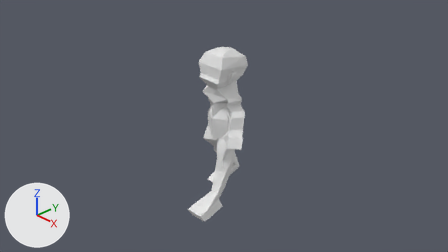
The Blender file Human2.blend, before and after one commit.
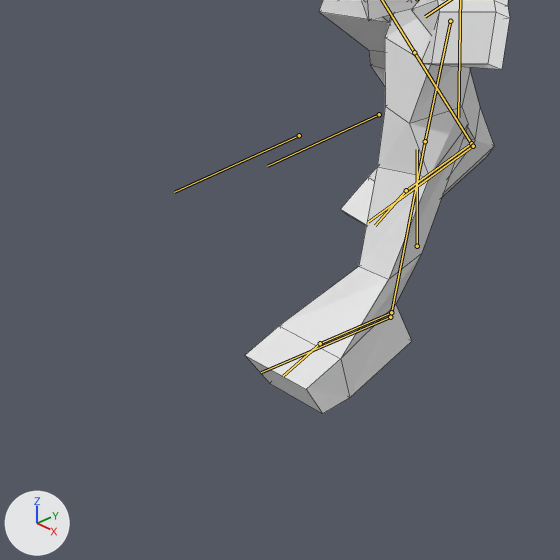
Each version is shown from the file's camera 'Camera', then close up on the part from 31% to 57% of the width and 54% to 100% of the height. Arrows for +X, +Y and +Z are at lower left; the lights stay in place. Both versions are drawn at frame 10 of the action 'Walk2'; the numbers are the values there. The bones that bend it are drawn over the model as lines in the close-ups. The close-ups show mesh edges as thin lines.
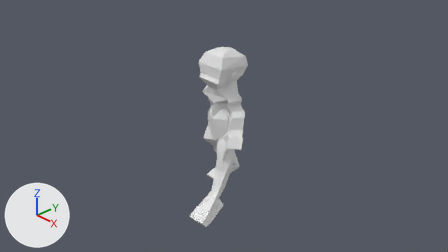
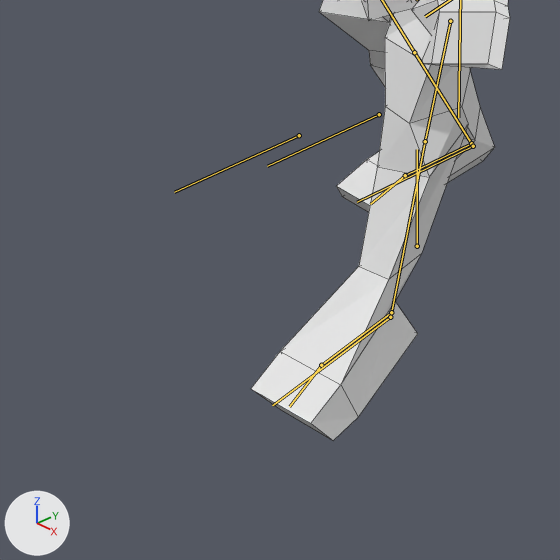
Where the change shows, as pixel boxes [x1, y1, x2, y2] in the close-ups (560 x 560 px):
'Cube', posed
    before: [245, 0, 510, 414]
    after: [251, 0, 510, 440]
bone 'FootIK.L', root to tip
    before: (390, 317) to (261, 372)
    after: (390, 317) to (272, 405)
bone 'FootIK.R', root to tip
    before: (473, 146) to (368, 222)
    after: (473, 146) to (357, 202)

What the commit changed:
Bone 'FootIK.L' (bone_footik_l) turns from (-10, 0, 0) to (25, 0, 0) degrees about its own x, y and z.
Bone 'FootIK.R' (bone_footik_r) turns from (25, 0, 0) to (0, 0, 0) degrees about its own x, y and z.
